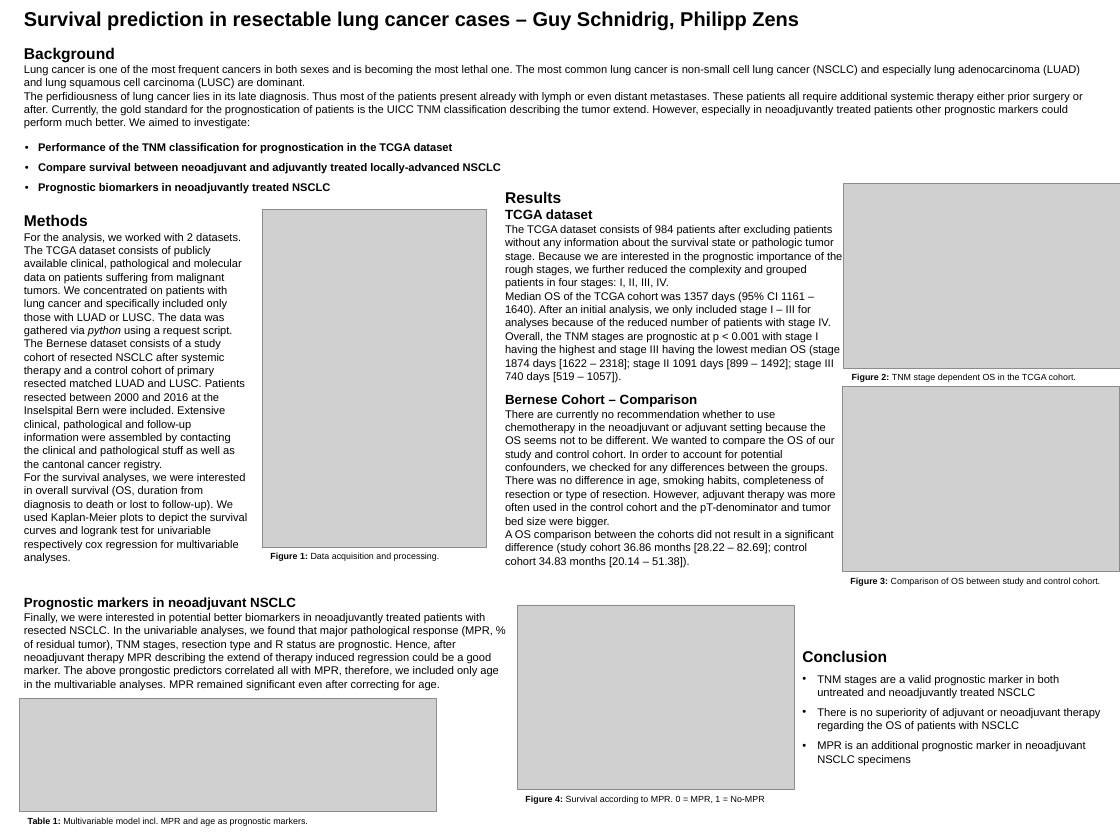
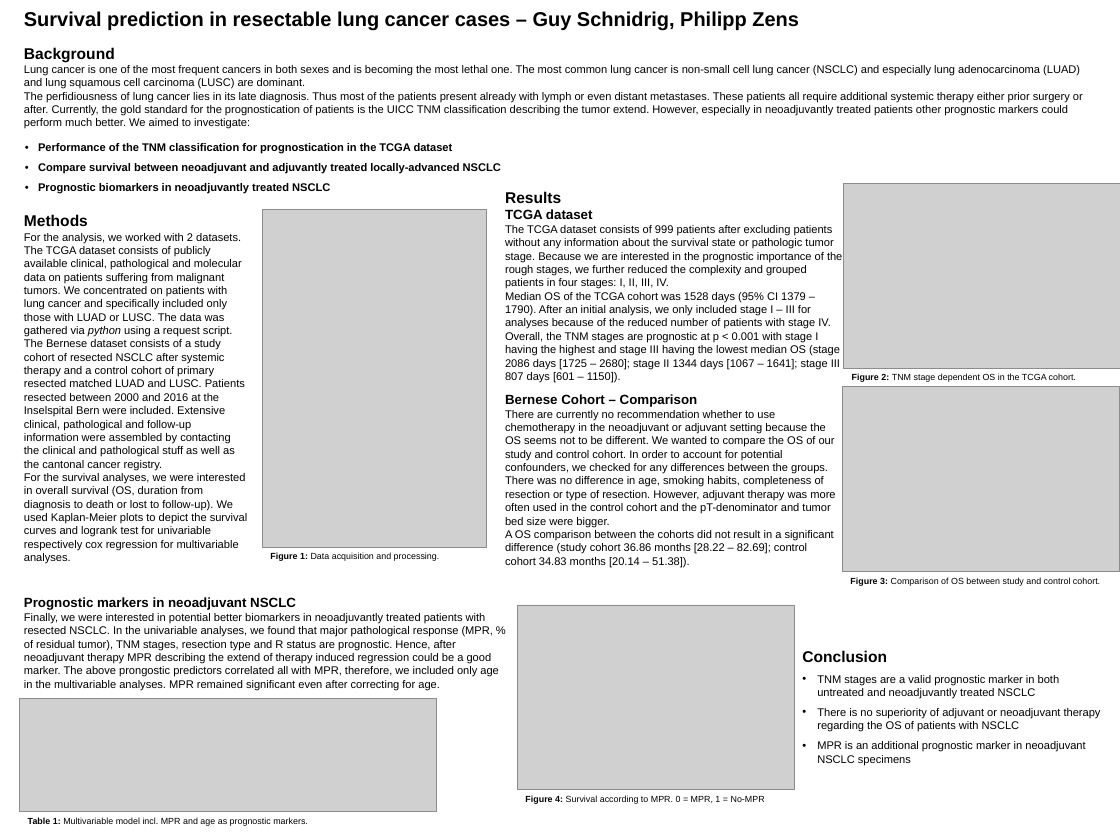
Before and after one commit to GuySchnidrig/CAS-2020-21, a slide deck: slide 1 of Module_1-2/DOC_PosterModule2.pptx. Drawn at 1120x840 pixels with LibreOffice and Linux fonts; fonts in the diff are those of the drawing; grey boxes stand for pictures. Boxes give left, top, right and bottom in pixels: in the first picture for what was removed or moved away, otherwise in the second. Text is boxed around its words. In the diff, an @@ line names an element or a change of style, - is before the commit and + after.

Commit message:
TCGA simplified

```diff
--- a/Module_1-2/DOC_PosterModule2.pptx
+++ b/Module_1-2/DOC_PosterModule2.pptx
@@ text at [505,225,846,382]: text changed @@
-The TCGA dataset consists of 984 patients after excluding patients without any information about the survival state or pathologic tumor stage. Because we are interested in the prognostic importance of the rough stages, we further reduced the complexity and grouped patients in four stages: I, II, III, IV.
-Median OS of the TCGA cohort was 1357 days (95% CI 1161 – 1640). After an initial analysis, we only included stage I – III for analyses because of the reduced number of patients with stage IV. Overall, the TNM stages are prognostic at p < 0.001 with stage I having the highest and stage III having the lowest median OS (stage I 1874 days [1622 – 2318]; stage II 1091 days [899 – 1492]; stage III 740 days [519 – 1057]).
+The TCGA dataset consists of 999 patients after excluding patients without any information about the survival state or pathologic tumor stage. Because we are interested in the prognostic importance of the rough stages, we further reduced the complexity and grouped patients in four stages: I, II, III, IV.
+Median OS of the TCGA cohort was 1528 days (95% CI 1379 – 1790). After an initial analysis, we only included stage I – III for analyses because of the reduced number of patients with stage IV. Overall, the TNM stages are prognostic at p < 0.001 with stage I having the highest and stage III having the lowest median OS (stage I 2086 days [1725 – 2680]; stage II 1344 days [1067 – 1641]; stage III 807 days [601 – 1150]).
```
Also in this commit, not shown: 18 other files.
